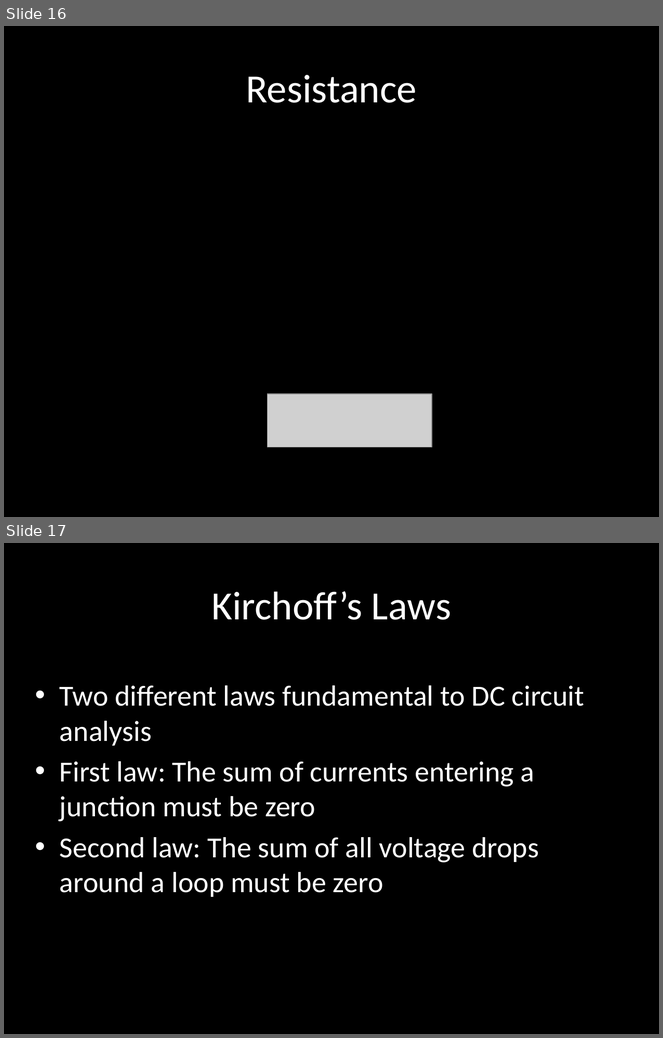
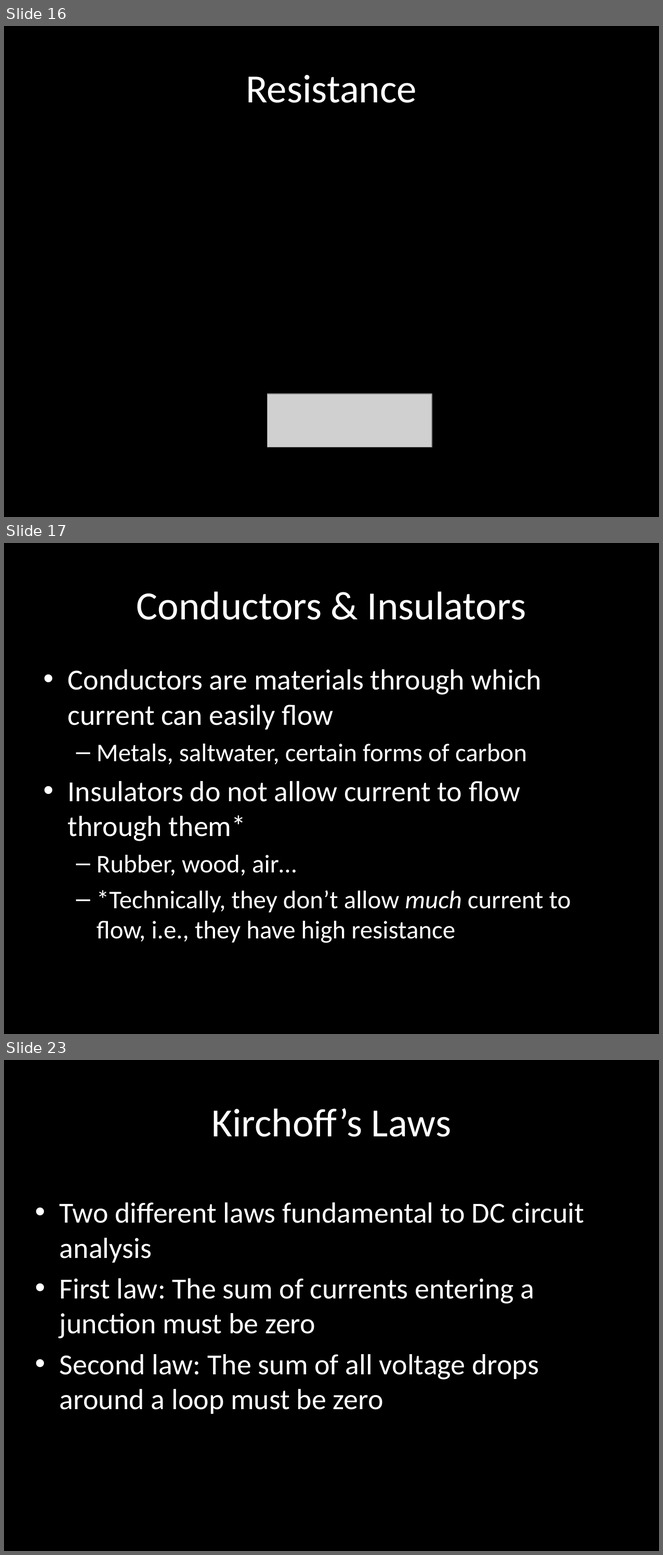
Before and after one commit to carlosgj/FRC-Training, a slide deck: Electronics 101.pptx. Shown one above the other, each under a label of ours: slides 16 and 17 before the commit, slides 16, 17 and 23 after it; the slides between them are not shown. The pictures are 663x1038 and 663x1555 pixels, drawn with LibreOffice and Linux fonts; fonts in the diff are those of the drawing; grey boxes stand for pictures; background and template pictures are left out. Boxes give left, top, right and bottom in pixels: in the first picture for what was removed or moved away, otherwise in the second. Text is boxed around its words. In the diff, an @@ line names an element or a change of style, - is before the commit and + after.

Commit message:
Added conductor & schematic sections

```diff
--- a/Electronics 101.pptx
+++ b/Electronics 101.pptx
@@ slide 17 added at box(4, 543, 659, 1034), background #000000 @@
@@ title added at box(137, 591, 526, 620), 44 pt, text #FFFFFF @@
+Conductors & Insulators
@@ text added at box(68, 669, 571, 943), 28 pt, text #FFFFFF @@
+• Conductors are materials through which current can easily flow
+  – Metals, saltwater, certain forms of carbon
+• Insulators do not allow current to flow through them*
+  – Rubber, wood, air…
+  – *Technically, they don’t allow much current to flow, i.e., they have high resistance
@@ what was slide 17 is now slide 23 @@
```
Also in this commit, not shown: 7 slides changed, 7 other slides added.
